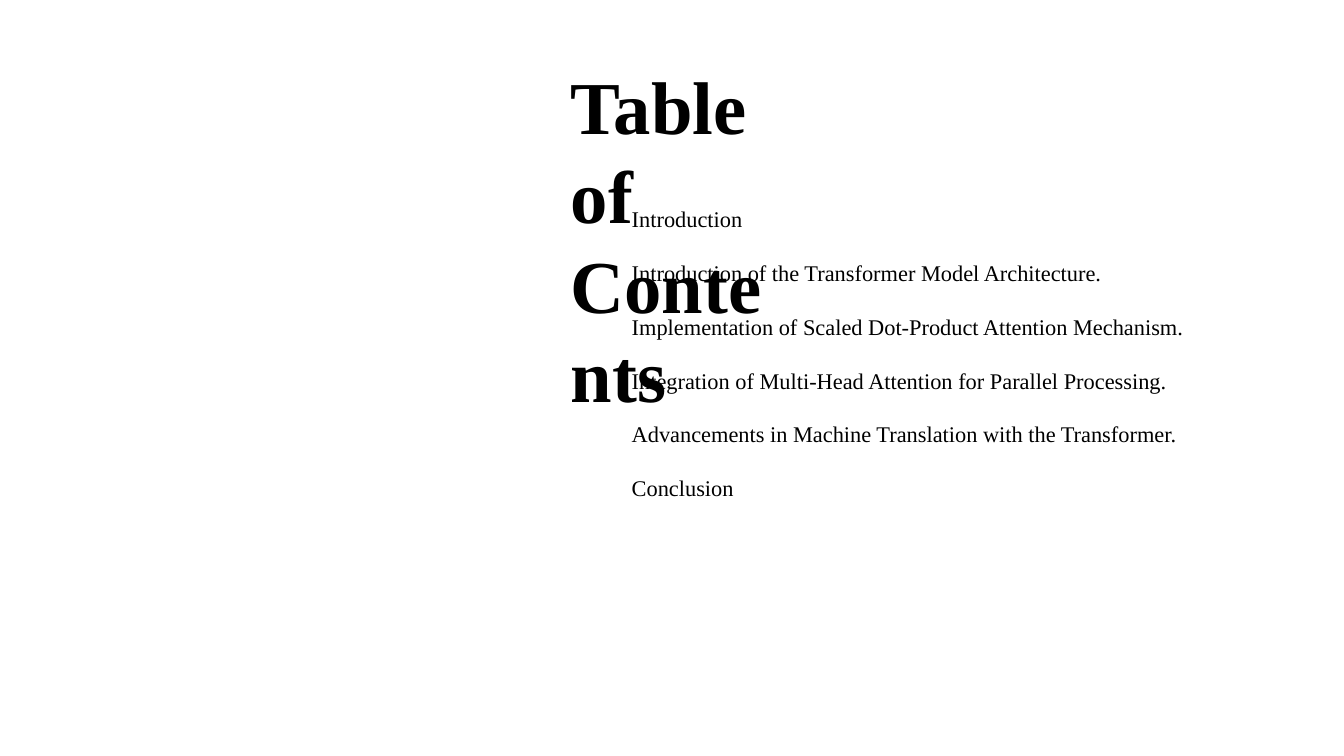
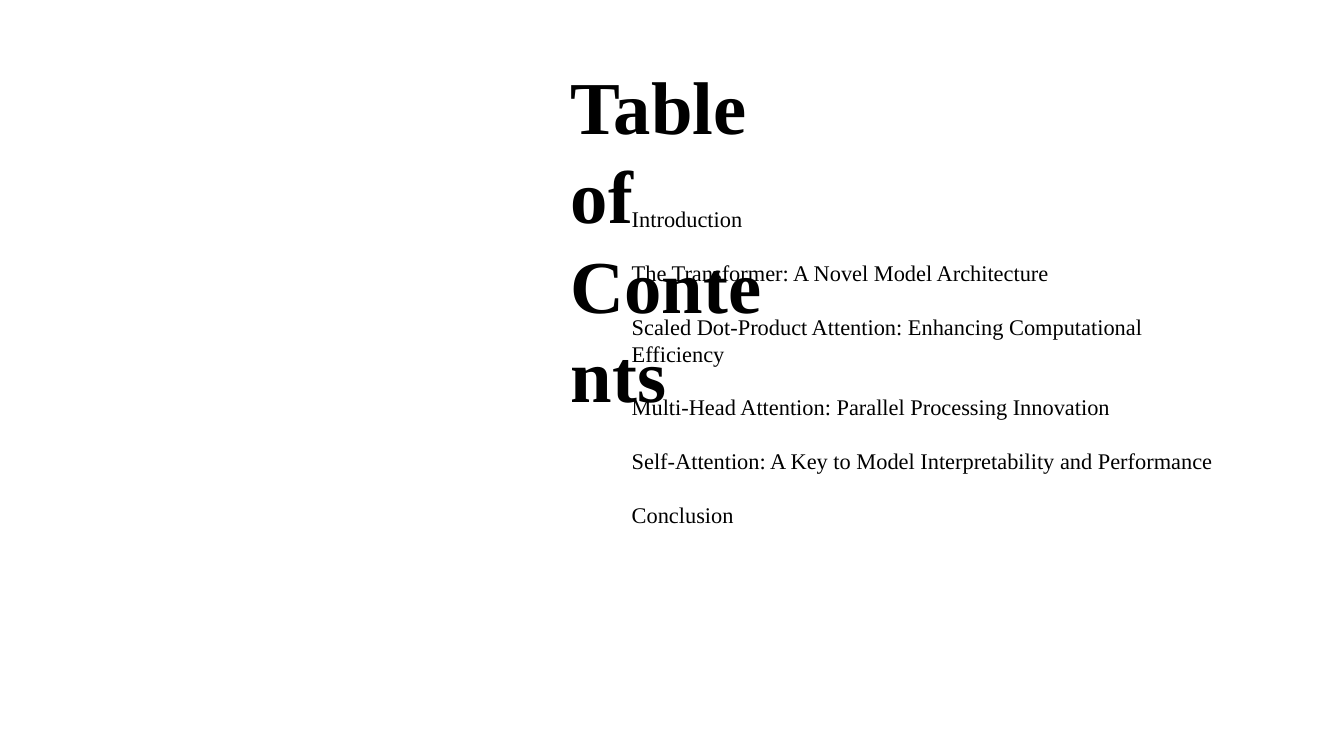
Before and after one commit to Jessie-ZhaoXi/dsa4213-ppt-generator, a slide deck: slide 2 of my_ppts/attention_mode1.pptx. Drawn at 1344x756 pixels with LibreOffice and Linux fonts; fonts in the diff are those of the drawing; background and template pictures are left out. Boxes give left, top, right and bottom in pixels: in the first picture for what was removed or moved away, otherwise in the second. Text is boxed around its words. In the diff, an @@ line names an element or a change of style, - is before the commit and + after.

```diff
--- a/my_ppts/attention_mode1.pptx
+++ b/my_ppts/attention_mode1.pptx
@@ text at (632,211,1212,524): text changed @@
-Introduction
-Introduction of the Transformer Model Architecture.
-Implementation of Scaled Dot-Product Attention Mechanism.
-Integration of Multi-Head Attention for Parallel Processing.
-Advancements in Machine Translation with the Transformer.
-Conclusion
+Introduction
+The Transformer: A Novel Model Architecture
+Scaled Dot-Product Attention: Enhancing Computational Efficiency
+Multi-Head Attention: Parallel Processing Innovation
+Self-Attention: A Key to Model Interpretability and Performance
+Conclusion
```
Also in this commit, not shown: 5 other slides changed, 2 slides added, 7 slides removed, 31 other files.
